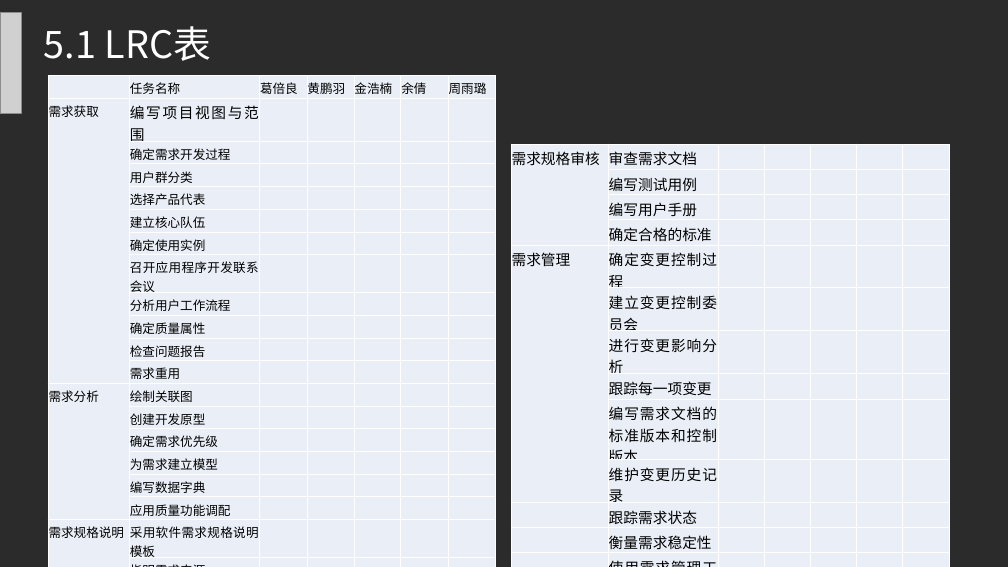
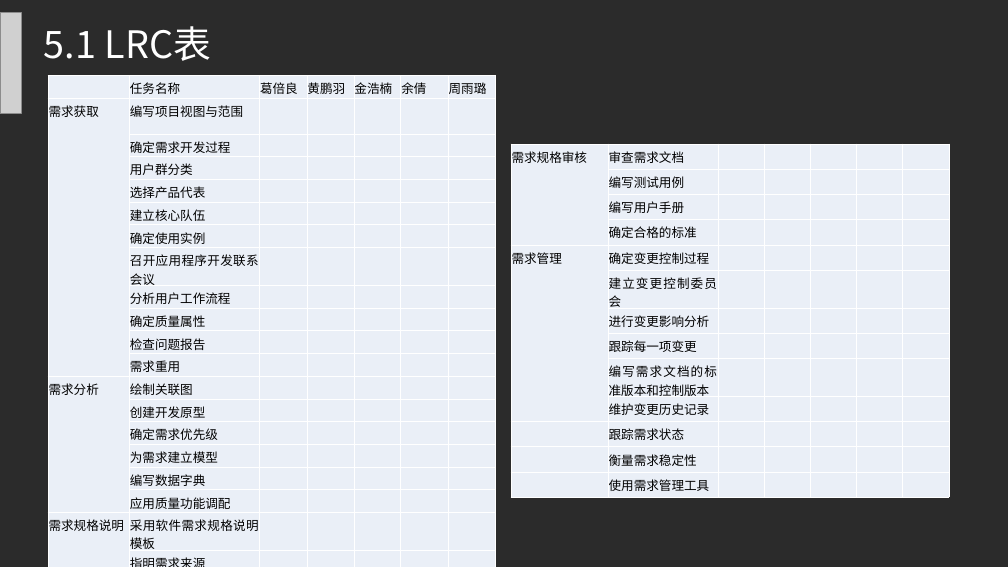
Before and after one commit to PRD2017-G07/G07-teamwork, a slide deck: slide 19 of 0PPT/需求工程计划评审.ppt. Drawn at 1008x567 pixels with LibreOffice and Linux fonts; fonts in the diff are those of the drawing; grey boxes stand for pictures; background and template pictures are left out; a plain dark background stands for a picture behind light text. Boxes give left, top, right and bottom in pixels: in the first picture for what was removed or moved away, otherwise in the second. Text is boxed around its words. In the diff, an @@ line names an element or a change of style, - is before the commit and + after.

```diff
--- a/0PPT/需求工程计划评审.ppt
+++ b/0PPT/需求工程计划评审.ppt
@@ table at (x1=48, y1=76, x2=496, y2=553) @@
@@ size 14 to 12 pt in "编写项目视图与范围" @@
@@ table at (x1=511, y1=144, x2=948, y2=495) @@
@@ size 14 to 12 pt @@
```
Also in this commit, not shown: 3 other slides changed, 1 slide added, 1 slide removed, 1 other file.
